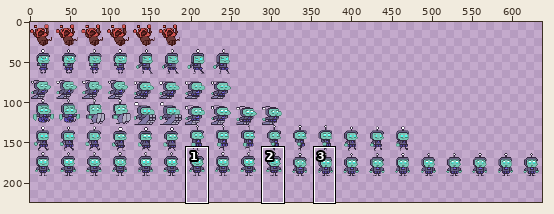
Edited in one commit: sprite sheet (Resources/Entities/mc spritesheet.png). Above: a wide view before the commit, with the close-up outlined.
Close-up. Before:
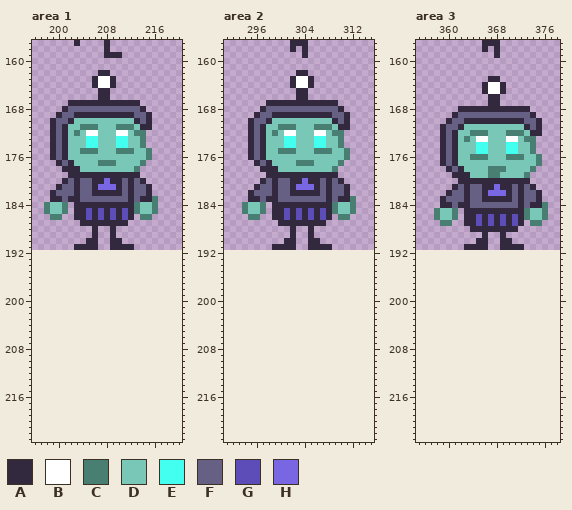
The file is 640x192 pixels. Colours within 5 levels of each other are drawn and written as one. Shown: area 1: x 196..220, y 157..223; area 2: x 291..315, y 157..223; area 3: x 355..378, y 157..223. The old version is drawn lined up with the new one, on the new canvas. The wide view leaves out empty margins. The commit also changed other parts of the picture, which this record leaves out.
Palette (. is transparent): A #33293e  B #ffffff  C #497e73  D #78c7b7  E #43fff0  F #666184  G #5c4db9  H #7866e3
Pixels before, area 1, first column x 198:
157 .....A....A........
158 ..........A........
159 ..........AAA......
160 ...................
161 ...................
162 .........AA........
163 ........ABBA.......
164 ........ABBA.......
165 .........AA........
166 .........AA........
167 ....AAAAAAAAAAAA...
168 ...AFFFFFFFFFFFFA..
169 ..AFFAAAAAAAAAAFFA.
170 .AFFADDDDDDDDDDAFA.
171 .AFADDCCCDDDCCCDAA.
172 .AFADCDBBDDDBBDCC..
173 .AFADDDEEDDDEEDDC..
174 .AFADDDEEDDDEEDDC..
175 .AFADDCCCDDDCCCDDC.
176 .AFADDDDDDDDDDDDDC.
177 ..AFADDDDCCCDDDDC..
178 ...AAADDDDDDDDDC...
179 ....AAAAAAAAAAAA...
180 ...AFAFFAAHAAFAFA..
181 ..AFFAFFAHHHAFAFFA.
182 .AFFFAFFAAAAAFAFFA.
183 .AAFAAFFFFFFFFAFAAC
184 CDDC.AAAAAAAAAACDDC
185 CDDC.AAGAGAGAGACDDC
186 .CC..AAGAGAGAGA.CC.
187 ......AAAAAAAA.....
188 ........A..A.......
189 ........A..A.......
190 .......AA..AA......
191 .....AAAA..AAAA....
Pixels before, area 2, first column x 294:
157 ........AAA........
158 ........A.A........
159 ..........A........
160 ...................
161 ...................
162 .........AA........
163 ........ABBA.......
164 ........ABBA.......
165 .........AA........
166 .........AA........
167 ....AAAAAAAAAAAA...
168 ...AFFFFFFFFFFFFA..
169 ..AFFAAAAAAAAAAFFA.
170 .AFFADDDDDDDDDDAFA.
171 .AFADDCCCDDDCCCDAA.
172 .AFADCDBBDDDBBDCC..
173 .AFADDDEEDDDEEDDC..
174 .AFADDDEEDDDEEDDC..
175 .AFADDCCCDDDCCCDDC.
176 .AFADDDDDDDDDDDDDC.
177 ..AFADDDDCCCDDDDC..
178 ...AAADDDDDDDDDC...
179 ....AAAAAAAAAAAA...
180 ...AFAFFAAHAAFAFA..
181 ..AFFAFFAHHHAFAFFA.
182 .AFFFAFFAAAAAFAFFA.
183 .AAFAAFFFFFFFFAFAAC
184 CDDC.AAAAAAAAAACDDC
185 CDDC.AAGAGAGAGACDDC
186 .CC..AAGAGAGAGA.CC.
187 ......AAAAAAAA.....
188 ........A..A.......
189 ........A..A.......
190 .......AA..AA......
191 .....AAAA..AAAA....
Pixels before, area 3, first column x 358:
157 ........AAA........
158 ........A.A........
159 ..........A........
160 ...................
161 ...................
162 ...................
163 .........AA........
164 ........ABBA.......
165 ........ABBA.......
166 .........AA........
167 .........AA........
168 ....AAAAAAAAAAAA...
169 ...AFFFFFFFFFFFFA..
170 ..AFFAAAAAAAAAAFFA.
171 .AFFADDDDDDDDDDAFA.
172 .AFADDCCCDDDCCCDAA.
173 .AFADCDBBDDDBBDCC..
174 .AFADDDEEDDDEEDDC..
175 .AFADDDEEDDDEEDDC..
176 .AFADDCCCDDDCCCDDC.
177 .AFADDDDDDDDDDDDDC.
178 ..AFADDDDCCCDDDDC..
179 ...AAADDDCCDDDDC...
180 ....AAAAAAAAAAAA...
181 ...AFAFFAAHAAFAFA..
182 ..AFFAFFAHHHAFAFFA.
183 .AFFFAFFAAAAAFAFFA.
184 .AAFAAFFFFFFFFAFAAC
185 CDDC.AAAAAAAAAACDDC
186 CDDC.AAGAGAGAGACDDC
187 .CC..AAGAGAGAGA.CC.
188 ......AAAAAAAA.....
189 ........A..A.......
190 .......AA..AA......
191 .....AAAA..AAAA....
And afterwards:
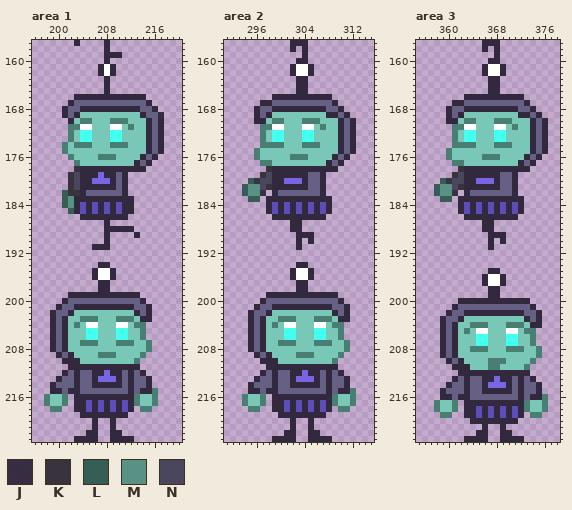
Colours new in this view: J #33293ef7  K #38333d  L #375e56  M #599185  N #49465e
Diff:
canvas 640x192 -> 640x224
Changed rows in their new state; - is an unchanged pixel.
Area 1:
first column x 198:
160 ----------A---------
161 ---------ABA--------
162 ----------BA--------
163 --------..A.--------
164 --------..A.--------
165 ---------.----------
166 -----AAAA--AAAAAA---
167 -----FFFFFFFFFFFFA--
168 ------AAAAAAAAAAFFA-
169 --.A--DDDDDDDDDDAFFJ
170 -...--CC---CCC-DD-FA
171 -...CCBBD--BBD--D-FA
172 -...CDEED--EED-DDAFA
173 -...C-E-D--E-D--DAFA
174 -..C-CCCD--CCC--DAFA
175 -..C--DDD---DDD--AFA
176 -...C----CCC----AFA-
177 --...C---DDD---AFA--
178 ---..KAAAAAAAAAAA---
179 ----KN---H--F-..----
180 ---.KNAAHH--FA...---
181 --..KNAA-AAAFA....--
182 -..LKKA-FFFFFA....--
183 -..LM-AAAAAAAA-....-
184 ...LM-G-G-G-G--....-
185 ....L-GAGAGAGA-....-
186 -..--.-A-A-A-A.-..--
187 ------....-...------
188 --------.-A-AAA-----
189 --------.-A.---A----
190 -------..-A..-------
191 -----...-AA....-----
194 ---------AA---------
195 --------ABBA--------
196 --------ABBA--------
197 ---------AA---------
198 ---------AA---------
199 ----AAAAAAAAAAAA----
200 ---AFFFFFFFFFFFFA---
201 --AFFAAAAAAAAAAFFA--
202 -AFFADDDDDDDDDDAFA--
203 -AFADDCCCDDDCCCDAA--
204 -AFADCDBBDDDBBDCC---
205 -AFADDDEEDDDEEDDC---
206 -AFADDDEEDDDEEDDC---
207 -AFADDCCCDDDCCCDDC--
208 -AFADDDDDDDDDDDDDC--
209 --AFADDDDCCCDDDDC---
210 ---AAADDDDDDDDDC----
211 ----AAAAAAAAAAAA----
212 ---AFAFFAAHAAFAFA---
213 --AFFAFFAHHHAFAFFA--
214 -AFFFAFFAAAAAFAFFA--
215 -AAFAAFFFFFFFFAFAAC-
216 CDDC-AAAAAAAAAACDDC-
217 CDDC-AAGAGAGAGACDDC-
218 -CC--AAGAGAGAGA-CC--
219 ------AAAAAAAA------
220 --------A--A--------
221 --------A--A--------
222 -------AA--AA-------
223 -----AAAA--AAAA-----
Area 2:
first column x 294:
160 ---------AA--------
161 --------ABBA-------
162 --------ABBA-------
163 --------.AA.-------
164 --------.AA.-------
166 -----AAAA--AAAA----
167 ---A-FFFFFFFFFF----
168 --AF-AAAAAAAAA-----
169 ----ADDDDDDDDD-A---
170 -.AADCC---CCC--DAFA
171 -..CCBBDD-BBD-D--FA
172 -..C-EEDD-EEDD-DAFA
173 -..C-EEDD-EEDD--AFA
174 -..CCCCDD-CCCD--AFA
175 -.CD--DDD---DDD-AFA
176 -.CD----CCC----AFA-
177 --.CC----DDD--AFA--
178 ---.K-AAAAAAAAAA---
179 ---KN------FF-..---
180 -LKNN-AHHHAFFA...--
181 LMMNK-AA-AAFFA....-
182 LMMK.---FFFFFA....-
183 -LL.--AAAAAAAA-....
184 ....AG-G-G-G-G-....
185 ....AG---------....
186 -..----A-A-A-A.-..-
187 ------..--....-----
188 ---------A-.-------
189 --------.AA--------
190 -------..A--.------
191 -----....A-....----
194 ---------AA--------
195 --------ABBA-------
196 --------ABBA-------
197 ---------AA--------
198 ---------AA--------
199 ----AAAAAAAAAAAA---
200 ---AFFFFFFFFFFFFA--
201 --AFFAAAAAAAAAAFFA-
202 -AFFADDDDDDDDDDAFA-
203 -AFADDCCCDDDCCCDAA-
204 -AFADCDBBDDDBBDCC--
205 -AFADDDEEDDDEEDDC--
206 -AFADDDEEDDDEEDDC--
207 -AFADDCCCDDDCCCDDC-
208 -AFADDDDDDDDDDDDDC-
209 --AFADDDDCCCDDDDC--
210 ---AAADDDDDDDDDC---
211 ----AAAAAAAAAAAA---
212 ---AFAFFAAHAAFAFA--
213 --AFFAFFAHHHAFAFFA-
214 -AFFFAFFAAAAAFAFFA-
215 -AAFAAFFFFFFFFAFAAC
216 CDDC-AAAAAAAAAACDDC
217 CDDC-AAGAGAGAGACDDC
218 -CC--AAGAGAGAGA-CC-
219 ------AAAAAAAA-----
220 --------A--A-------
221 --------A--A-------
222 -------AA--AA------
223 -----AAAA--AAAA----
Area 3:
first column x 358:
160 ---------AA--------
161 --------ABBA-------
162 --------ABBA-------
164 --------.AA.-------
165 --------.AA.-------
166 -----AAAA--AAAA----
167 ---AAFFFFFFFFFFA---
168 --AFF---------FFA--
169 --AFADDDDDDDDDAAFA-
170 ---ADCCDDDCCCDDDAFA
171 -..CCBB---BB-C-DAFA
172 -..C-EEDD-EEDDD--FA
173 -..C-EEDD-EEDD-DAFA
174 -..CCCCDD-CCCD--AFA
175 -.CD---DD---DD--AFA
176 -.CD--DD-CC-DDDAFA-
177 -..CC---------AFA.-
178 --..KAAAAAAAAAAA.--
179 ---KN-AAAAAFFA..---
180 -LKNN--HHH-FF-..---
181 LMMNK-AA--AFFA...--
182 LMMK.---FFFFFA....-
183 -LL.A-AA-----A-...-
184 -...-GAGAGAGAG-....
185 ....AG-G-G-G-G-....
186 ....---A-A-A-A.....
187 -..--...-A.....-..-
188 ------..--....-----
189 --------.AA--------
190 -------..A--.------
191 -----....A-....----
first column x 358:
195 ---------AA--------
196 --------ABBA-------
197 --------ABBA-------
198 ---------AA--------
199 ---------AA--------
200 ----AAAAAAAAAAAA---
201 ---AFFFFFFFFFFFFA--
202 --AFFAAAAAAAAAAFFA-
203 -AFFADDDDDDDDDDAFA-
204 -AFADDCCCDDDCCCDAA-
205 -AFADCDBBDDDBBDCC--
206 -AFADDDEEDDDEEDDC--
207 -AFADDDEEDDDEEDDC--
208 -AFADDCCCDDDCCCDDC-
209 -AFADDDDDDDDDDDDDC-
210 --AFADDDDCCCDDDDC--
211 ---AAADDDCCDDDDC---
212 ----AAAAAAAAAAAA---
213 ---AFAFFAAHAAFAFA--
214 --AFFAFFAHHHAFAFFA-
215 -AFFFAFFAAAAAFAFFA-
216 -AAFAAFFFFFFFFAFAAC
217 CDDC-AAAAAAAAAACDDC
218 CDDC-AAGAGAGAGACDDC
219 -CC--AAGAGAGAGA-CC-
220 ------AAAAAAAA-----
221 --------A--A-------
222 -------AA--AA------
223 -----AAAA--AAAA----
